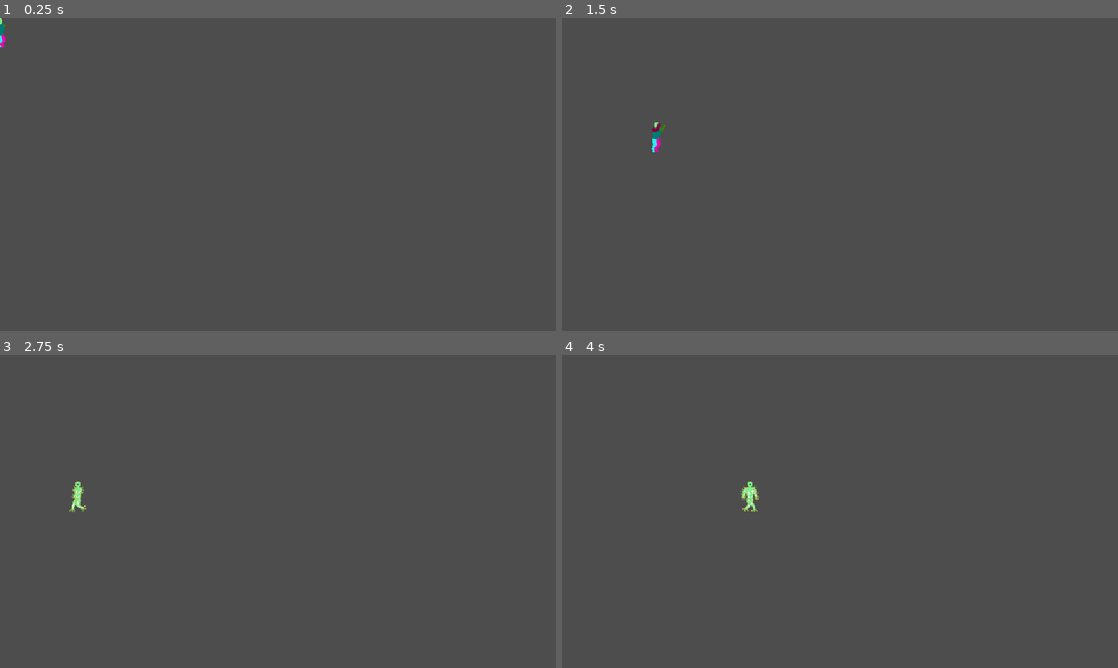
Above: before the commit, frames 1-4 (two rows, left to right).
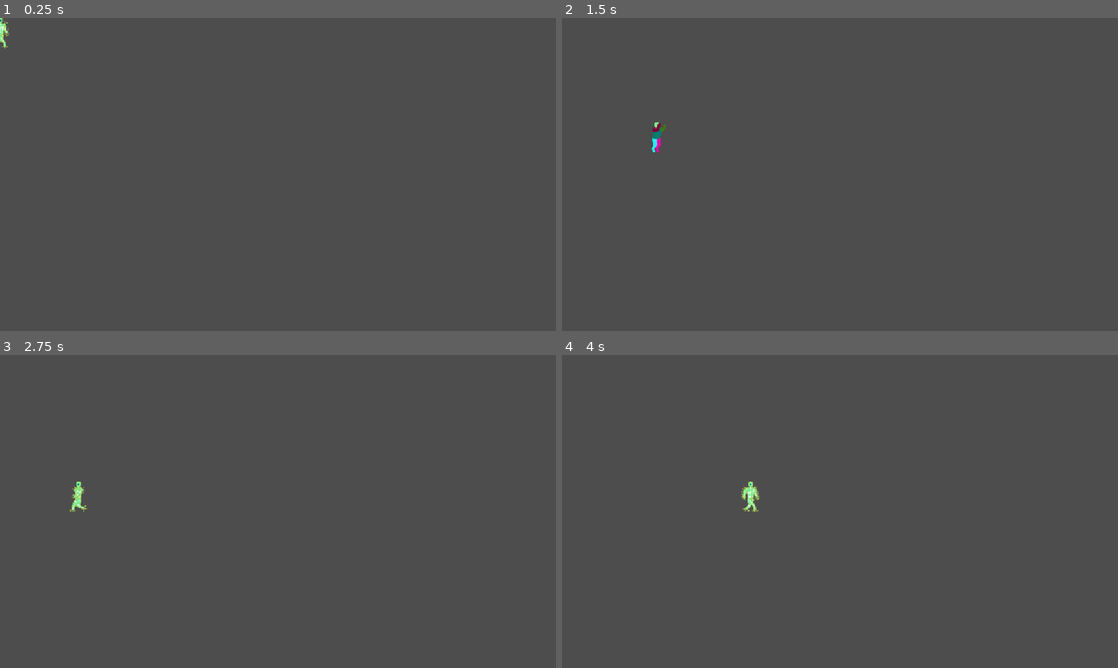
Above: after the commit, the same moments.

Repository: rohit0110/RogueLike
Game: Godot game, scene res://main.tscn
Two runs of this game, one before a commit and one after it. Both use one fixed random seed, a clock stepped at 60 frames per second and the inputs below.
Inputs:
- Up to frame 1 (0.25 s): no input
- Up to frame 2 (1.5 s): hold W (jump) 0.53-1.28 s; hold D (move_right) from 0.53 s (still down); tap E (change_arm, bound only after the commit) at 0.6 s; tap W (jump) at 1.35 s
- Up to frame 3 (2.75 s): tap W (jump) at 1.52, 1.82 s; tap E (change_arm, bound only after the commit) at 1.55, 2.1 s; release D (move_right) at 2.03 s; hold A (move_left) from 2.03 s (still down); hold W (jump) from 2.03 s (still down)
- Up to frame 4 (4 s): release A (move_left) at 2.78 s; release W (jump) at 2.78 s; hold D (move_right) from 2.78 s (still down); tap E (change_arm, bound only after the commit) at 2.85 s; tap W (jump) at 3.02, 3.32 s; hold W (jump) from 3.53 s (still down)

The runs differ from the first frame. In frame 1, 0.1% of the frame differs, in the area x 0-2%, y 0-10%; in frame 2, less than 0.1%; in frame 3, 0.1%; in frame 4, 0.1%, in the area x 32-36%, y 40-51%.

Commit message:
Left arm change v1

Diff:
--- a/merge/main.tscn
+++ b/merge/main.tscn
@@ -98,9 +98,9 @@
 script = ExtResource("1_1bvp3")
 
 [node name="AnimatedSprite2D" type="AnimatedSprite2D" parent="Player"]
+position = Vector2(1, 0)
 sprite_frames = SubResource("SpriteFrames_bwjto")
-animation = &"jump"
-frame_progress = 0.207494
+animation = &"walk"
 
 [node name="CollisionShape2D" type="CollisionShape2D" parent="Player"]
 shape = SubResource("CapsuleShape2D_op7ga")
--- /dev/null
+++ b/merge/player_character.gd
@@ -0,0 +1,27 @@
+extends Node2D
+
+var move_speed_pixels : int = 10
+# Called when the node enters the scene tree for the first time.
+func _ready() -> void:
+	pass # Replace with function body.
+
+
+# Called every frame. 'delta' is the elapsed time since the previous frame.
+func _process(delta: float) -> void:
+	if Input.is_action_pressed("move_right"):
+		position.x += move_speed_pixels
+
+	if Input.is_action_pressed("move_left"):
+		position.x -= move_speed_pixels
+
+	if Input.is_action_pressed("move_down"):
+		position.y += move_speed_pixels
+
+	if Input.is_action_pressed("jump"):
+		position.y -= move_speed_pixels
+
+	if Input.is_action_just_pressed("change_arm"):
+		$LeftArm.region_enabled = false
+		$LeftArm.texture = load("res://Assets/test_arm.png")
+		$LeftArm.scale = Vector2(2.5,2.5)
+		$LeftArm.position = Vector2(490, 183)
--- /dev/null
+++ b/merge/player_character.tscn
@@ -0,0 +1,57 @@
+[gd_scene load_steps=4 format=3 uid="uid://c0ru4fshq8rf1"]
+
+[ext_resource type="Script" uid="uid://3tljth7bxq3r" path="res://player_character.gd" id="1_5up26"]
+[ext_resource type="Texture2D" uid="uid://cuoqxj008ksdx" path="res://Assets/Toechondria_Walk_SeparateParts_1.png" id="2_4akcp"]
+
+[sub_resource type="CapsuleShape2D" id="CapsuleShape2D_0hvvw"]
+radius = 47.0
+height = 230.0
+
+[node name="PlayerCharacter" type="Node2D"]
+script = ExtResource("1_5up26")
+
+[node name="RightLeg" type="Sprite2D" parent="."]
+position = Vector2(537, 250)
+scale = Vector2(0.2, 0.2)
+texture = ExtResource("2_4akcp")
+region_enabled = true
+region_rect = Rect2(3558.19, 474.926, 541.735, 639.248)
+
+[node name="RightArm" type="Sprite2D" parent="."]
+position = Vector2(530, 178)
+scale = Vector2(0.2, 0.2)
+texture = ExtResource("2_4akcp")
+region_enabled = true
+region_rect = Rect2(1311.42, 2327.94, 595.909, 498.397)
+
+[node name="Trunk" type="Sprite2D" parent="."]
+position = Vector2(489, 183)
+scale = Vector2(0.25, 0.25)
+texture = ExtResource("2_4akcp")
+region_enabled = true
+region_rect = Rect2(2534.61, 1270.66, 302.738, 430.56)
+
+[node name="LeftLeg" type="Sprite2D" parent="."]
+position = Vector2(485, 274)
+scale = Vector2(0.2, 0.2)
+texture = ExtResource("2_4akcp")
+region_enabled = true
+region_rect = Rect2(3572.37, 1643.38, 368.38, 563.405)
+
+[node name="LeftArm" type="Sprite2D" parent="."]
+position = Vector2(465, 185)
+scale = Vector2(0.2, 0.2)
+texture = ExtResource("2_4akcp")
+region_enabled = true
+region_rect = Rect2(1343.92, 1255.3, 314.207, 530.901)
+
+[node name="Head" type="Sprite2D" parent="."]
+position = Vector2(490, 114)
+scale = Vector2(0.25, 0.25)
+texture = ExtResource("2_4akcp")
+region_enabled = true
+region_rect = Rect2(412.075, 2163.34, 238.364, 202.248)
+
+[node name="CollisionShape2D" type="CollisionShape2D" parent="."]
+position = Vector2(496, 201)
+shape = SubResource("CapsuleShape2D_0hvvw")
--- a/merge/project.godot
+++ b/merge/project.godot
@@ -41,6 +41,11 @@
 "events": [Object(InputEventKey,"resource_local_to_scene":false,"resource_name":"","device":-1,"window_id":0,"alt_press …(192 unchanged characters)…
 ]
 }
+change_arm={
+"deadzone": 0.2,
+"events": [Object(InputEventKey,"resource_local_to_scene":false,"resource_name":"","device":-1,"window_id":0,"alt_pressed":false,"shift_pressed":false,"ctrl_pressed":false,"meta_pressed":false,"pressed":false,"keycode":0,"physical_keycode":69,"key_label":0,"unicode":101,"location":0,"echo":false,"script":null)
+]
+}
 
 [rendering]
 
Binary file added: merge/Assets/Toechondria_Walk_SeparateParts_1.png
Binary file added: merge/Assets/test_arm.png
Not shown, added: merge/player_character.gd.uid
